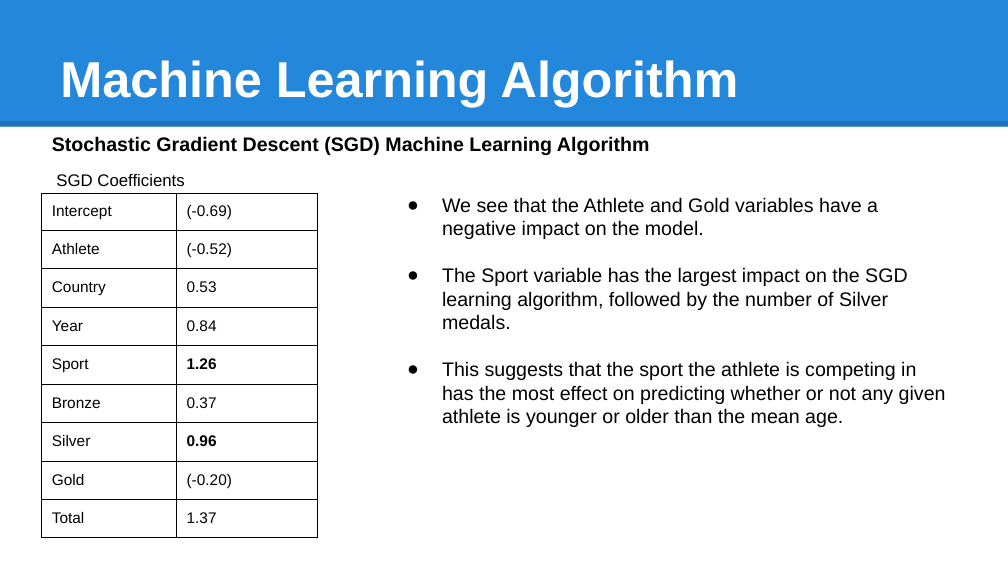
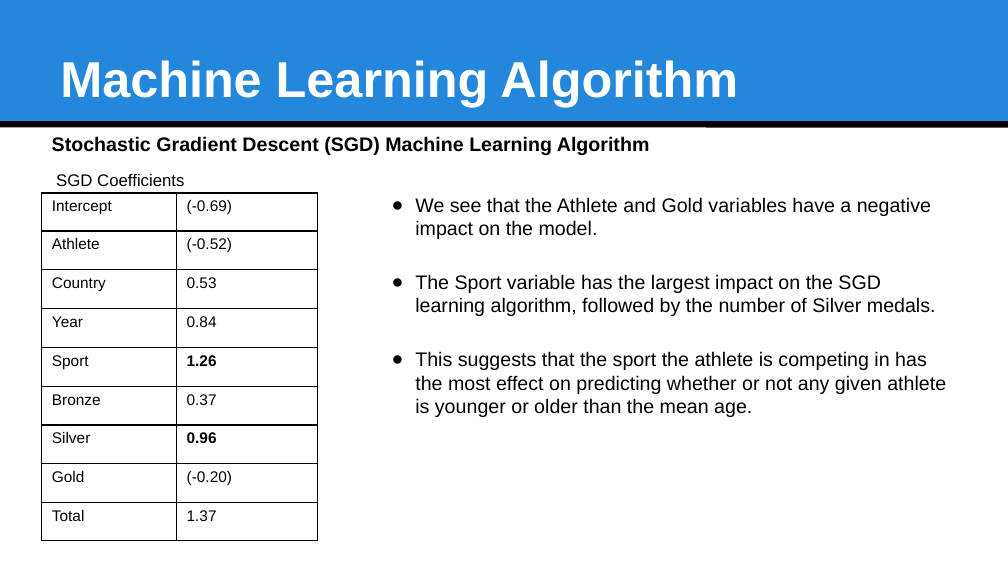
Before and after one commit to ojmhetar/CMDA3764-Final-Project, a slide deck: slide 9 of CMDA Team08 - Olympic Athletes and Age.pptx. Drawn at 1008x567 pixels with LibreOffice and Linux fonts; fonts in the diff are those of the drawing. Boxes give left, top, right and bottom in pixels: in the first picture for what was removed or moved away, otherwise in the second. Text is boxed around its words. In the diff, an @@ line names an element or a change of style, - is before the commit and + after.

```diff
--- a/CMDA Team08 - Olympic Athletes and Age.pptx
+++ b/CMDA Team08 - Olympic Athletes and Age.pptx
@@ line (0, 124) - (1008, 124): stroke #000000 4.5 pt to #000000 4.51 pt @@
@@ table at (41, 193, 317, 540) @@
@@ borders changed @@
@@ text "We see that the Athlete ..." at (415, 197, 946, 417): indent changed @@
```
Also in this commit, not shown: 11 other slides changed, 1 other file.
